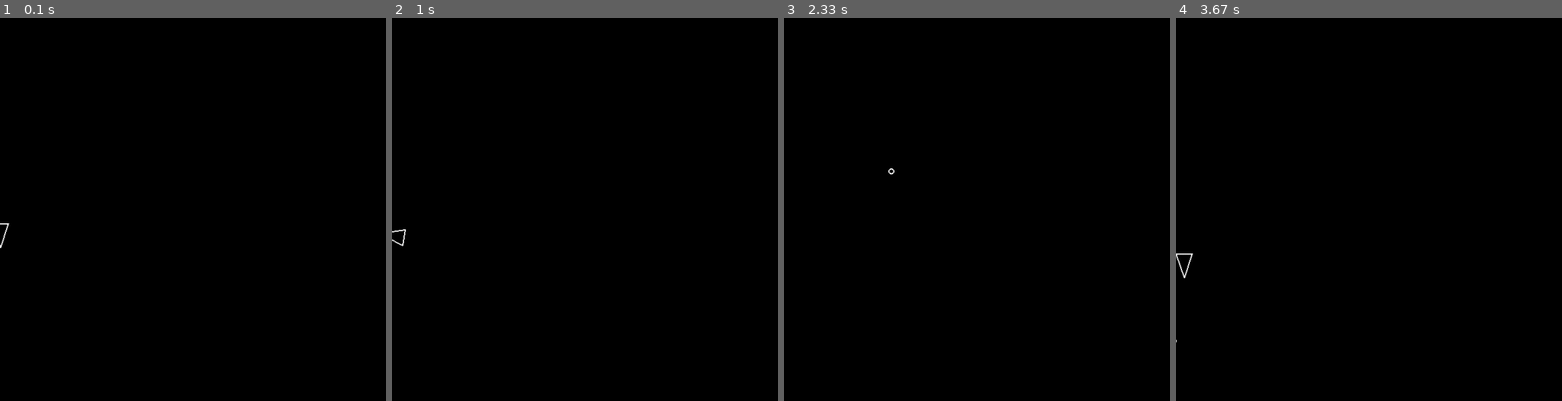
Above: before the commit, frames 1-4 (left to right).
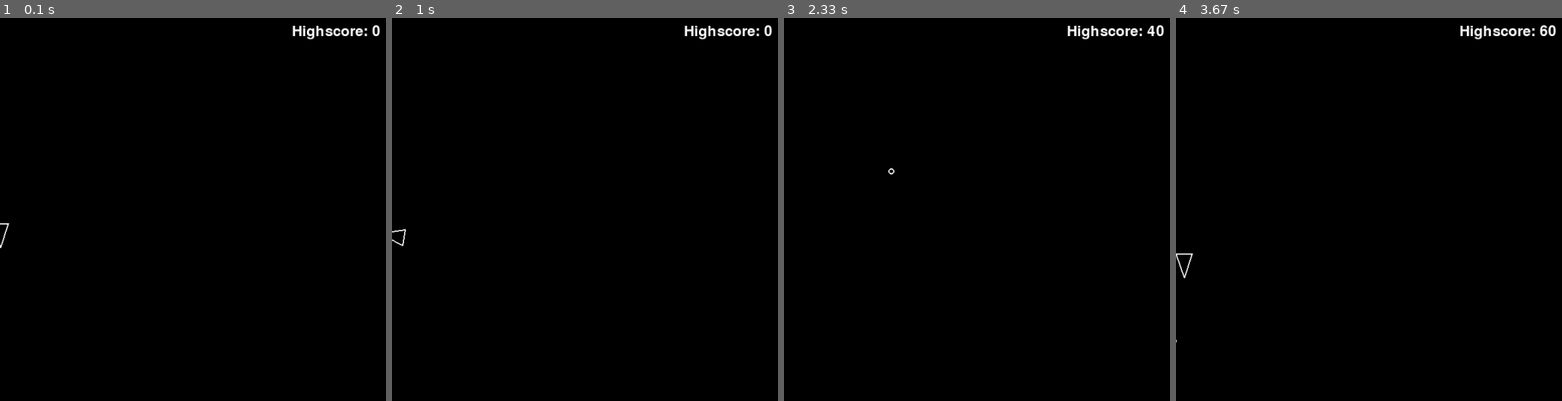
Above: after the commit, the same moments.

Repository: grobles17/asteroid_pygame
Game: pygame game, started from main.py
Same seed, same stepped clock (60 frames per second), same inputs: the game is played once before the commit and once after it.
Inputs:
- Up to frame 1 (0.1 s): no input
- Up to frame 2 (1 s): tap Space at 0.33, 0.73 s; hold D from 0.67 s (still down)
- Up to frame 3 (2.33 s): tap Space at 1.03, 1.23, 1.57, 1.87, 2.07 s; release D at 1.13 s; hold W 1.17-1.47 s; hold D 1.5-1.97 s; hold A from 2 s (still down)
- Up to frame 4 (3.67 s): tap Space at 2.37, 2.63, 2.97, 3.27, 3.4 s; release A at 2.53 s; hold S 2.57-2.87 s; hold A 2.9-3.3 s; hold W from 3.33 s (still down)
The pictures show only the part of the screen within x 50-100%, y 0-50%; the shares and areas given below are measured in that part.

The runs differ from the first frame. In frame 1, 0.4% of the frame differs, in the area x 75-99%, y 1-6%; in frame 2, 0.4%; in frame 3, 0.4%; in frame 4, 0.4%, in the area x 73-99%, y 1-6%.

Commit message:
Highscore tab added

Diff:
--- a/asteroid.py
+++ b/asteroid.py
@@ -2,6 +2,7 @@
 import random
 from circleshape import CircleShape
 from constants import *
+from score import Score
 
 
 class Asteroid(CircleShape):
--- a/constants.py
+++ b/constants.py
@@ -1,5 +1,6 @@
 SCREEN_WIDTH = 1280
 SCREEN_HEIGHT = 720
+FONT_SIZE = 36
 
 ASTEROID_MIN_RADIUS = 20
 ASTEROID_KINDS = 3
--- a/main.py
+++ b/main.py
@@ -5,6 +5,7 @@
 from asteroid import Asteroid
 from asteroidfield import AsteroidField
 from shot import Shot
+from score import Score
 
 def main():
     pygame.init()
@@ -16,12 +17,16 @@
     drawable = pygame.sprite.Group() #all objects shown in screen
     asteroids = pygame.sprite.Group()
     shots = pygame.sprite.Group()
+
     Player.containers = (updatable, drawable)
+    Score.containers = (drawable, updatable)
     Asteroid.containers = (asteroids, updatable, drawable)
     AsteroidField.containers = (updatable)
     Shot.containers = (shots, drawable, updatable)
 
     player = Player(x=SCREEN_WIDTH/2, y=SCREEN_HEIGHT/2)
+    score = Score()
+    score.calculate_position() #calculates position before loop to avoid crash
     asteroid_field = AsteroidField()
 
     while True:
@@ -42,6 +47,8 @@
                 if asteroid.collides_with(shot):
                     shot.kill() #.kill() removes object from all groups
                     #not drawn or updated anymore therefore
+                    score.score += asteroid.radius
+                    score.calculate_position() #recalculates in case score very big to adjust
                     asteroid.split() # .kill small ones while dividing medium and large ones
 
         screen.fill(color="black") #fills screen in solid black
--- /dev/null
+++ b/score.py
@@ -0,0 +1,26 @@
+from constants import *
+import pygame
+
+class Score(pygame.sprite.Sprite):
+    containers = ()
+
+    def __init__(self):
+        super().__init__(self.containers)
+        self.score = 0
+        self.font = pygame.font.Font(None, FONT_SIZE)
+        self.color = (255, 255, 255) #"white"
+        self.position = self.calculate_position()
+
+    def calculate_position(self):
+        dummy_text = self.font.render(f"Highscore: {self.score}", True, self.color)
+        text_width = dummy_text.get_width()
+        self.position = ((SCREEN_WIDTH - text_width - 10), 10)
+        return self.position
+
+    def draw(self, screen):
+        text = f"Highscore: {self.score}"
+        rendered_text = self.font.render(text, True, self.color)
+        screen.blit(rendered_text, self.position) #draw {image} into {self.position}
+
+    def update(self, dt):
+        pass
